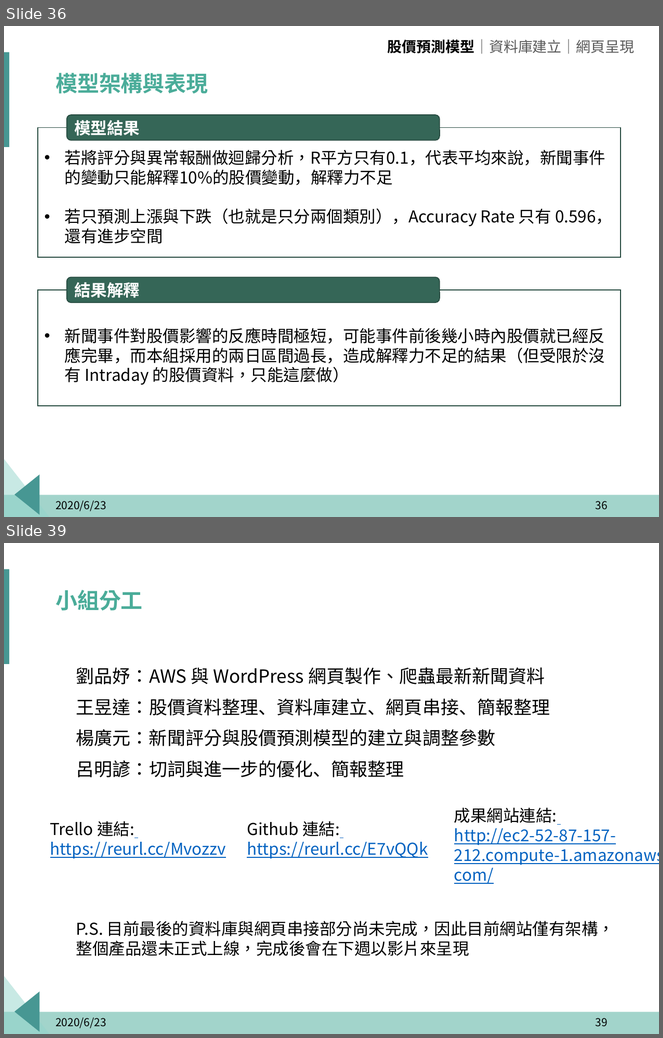
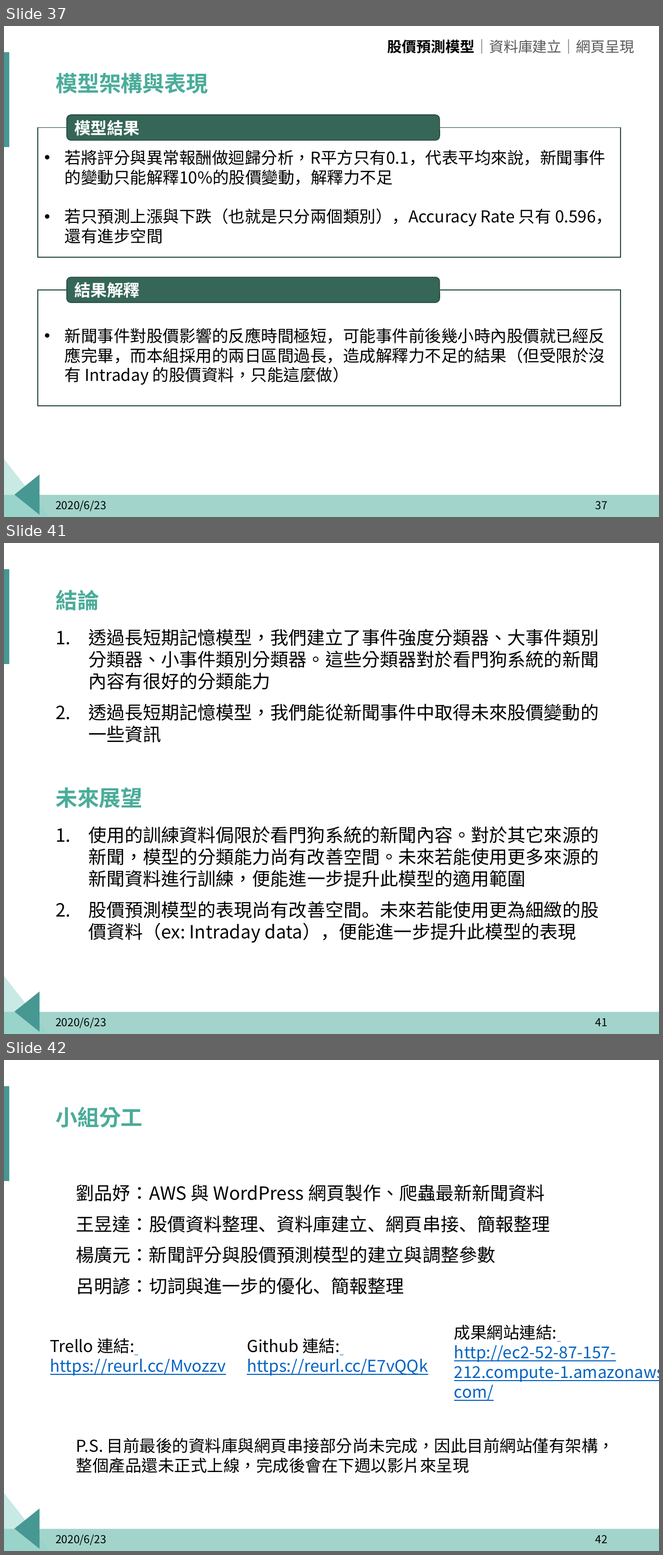
Before and after one commit to p314008dsa/Text-mining, a slide deck: 報告擋/玉山_題目一_組別二.pptx. Shown one above the other, each under a label of ours: slides 36 and 39 before the commit, slides 37, 41 and 42 after it; the slides between them are not shown. The pictures are 663x1038 and 663x1555 pixels, drawn with LibreOffice and Linux fonts; fonts in the diff are those of the drawing; background and template pictures are left out. Boxes give left, top, right and bottom in pixels: in the first picture for what was removed or moved away, otherwise in the second. Text is boxed around its words. In the diff, an @@ line names an element or a change of style, - is before the commit and + after.

```diff
--- a/報告擋/玉山_題目一_組別二.pptx
+++ b/報告擋/玉山_題目一_組別二.pptx
@@ slide 41 added at <box>4,543,659,1034</box>, background #FFFFFF; not listed: 4 template elements that a slide beside it also shows @@
@@ title added at <box>55,590,99,611</box>, 24 pt, text #4AAC99, bold @@
+結論
@@ text added at <box>88,629,599,743</box>, 20 pt, text #000000 @@
+1. 透過長短期記憶模型，我們建立了事件強度分類器、大事件類別分類器、小事件類別分類器。這些分類器對於看門狗系統的新聞內容有很好的分類能力
+2. 透過長短期記憶模型，我們能從新聞事件中取得未來股價變動的一些資訊
@@ text added at <box>55,787,143,808</box>, 24 pt, text #4AAC99, bold @@
+未來展望
@@ text added at <box>88,826,599,943</box>, 20 pt, text #000000 @@
+1. 使用的訓練資料侷限於看門狗系統的新聞內容。對於其它來源的新聞，模型的分類能力尚有改善空間。未來若能使用更多來源的新聞資料進行訓練，便能進一步提升此模型的適用範圍
+2. 股價預測模型的表現尚有改善空間。未來若能使用更為細緻的股價資料（ex: Intraday data），便能進一步提升此模型的表現
@@ text added at <box>55,1018,106,1029</box>, 12 pt, text #000000 @@
+2020/6/23
@@ page number added at <box>595,1018,607,1027</box>, 12 pt, text #000000 @@
+41
@@ what was slide 36 is now slide 37 @@
@@ page number at <box>595,501,607,510</box>: text changed @@
-36
+37
@@ what was slide 39 is now slide 42 @@
@@ page number at <box>595,1535,607,1544</box>: text changed @@
-39
+42
```
Also in this commit, not shown: 12 slides changed, 2 other slides added, 2 other files.
